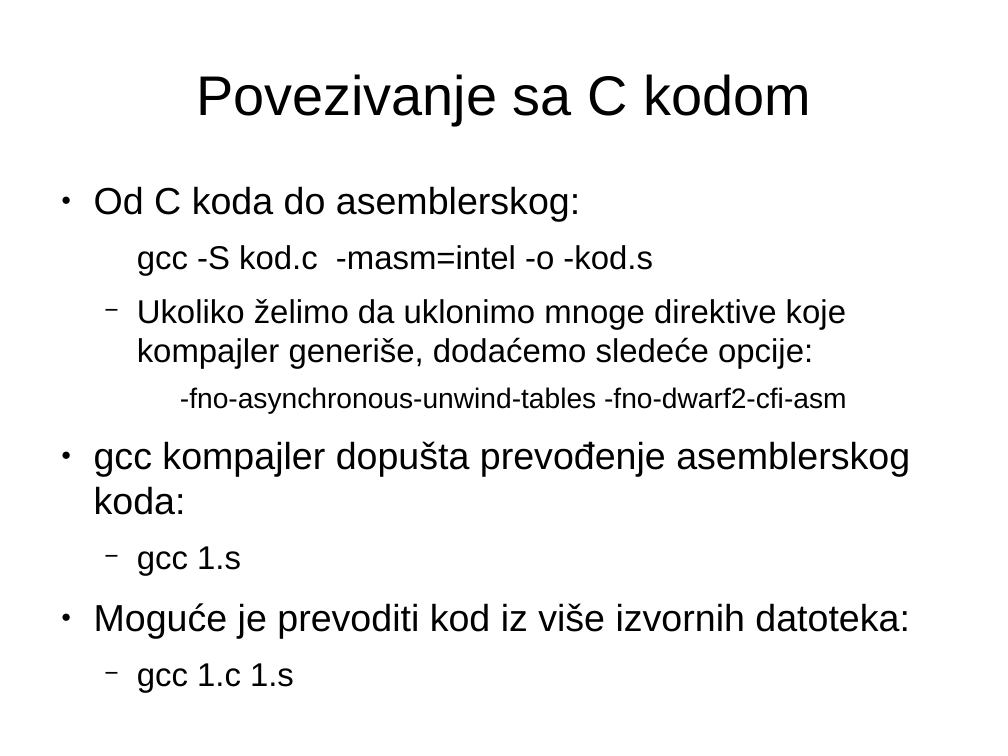
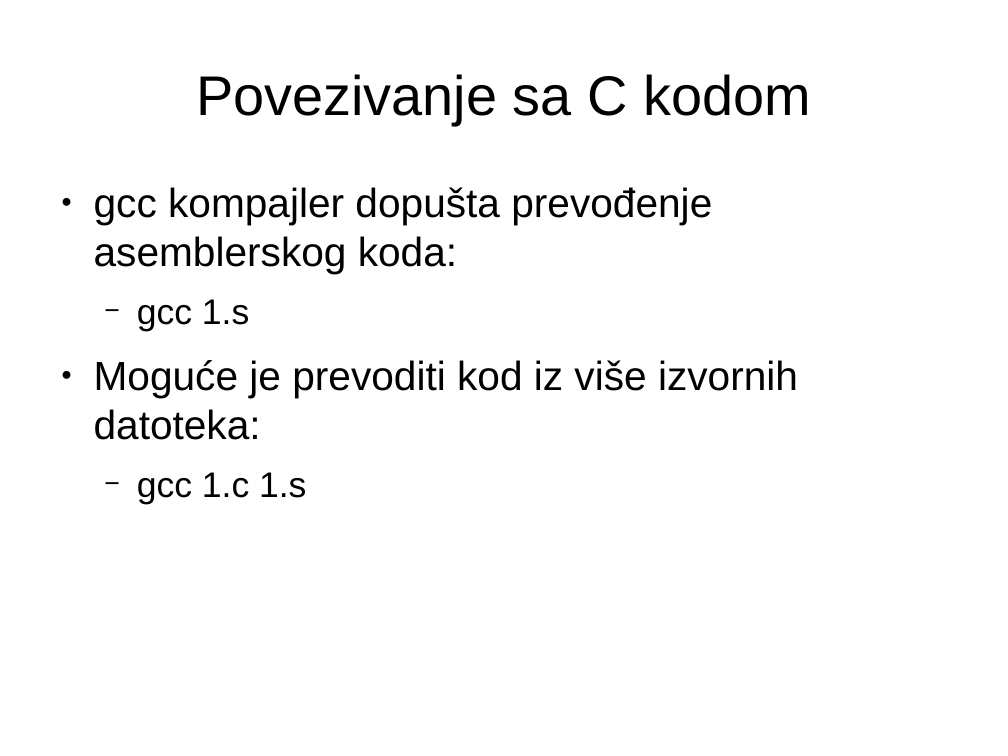
Before and after one commit to NikolaMilev/assembler-prezentacije, a slide deck: slide 21 of cas01/prez.odp (slide 19 before the commit). Drawn at 1008x756 pixels with LibreOffice and Linux fonts; fonts in the diff are those of the drawing. Boxes give left, top, right and bottom in pixels: in the first picture for what was removed or moved away, otherwise in the second. Text is boxed around its words. In the diff, an @@ line names an element or a change of style, - is before the commit and + after.

```diff
--- a/cas01/prez.odp
+++ b/cas01/prez.odp
@@ text "gcc kompajler dopušta prevođenje asemblerskog ..." at box(94, 187, 798, 504): size 29.6 to 32 pt in "gcc kompajler dopušta prevođenje asemblerskog koda:", "Moguće je prevoditi kod iz više izvornih ..."; size 25.9 to 28 pt in "gcc 1.s", "gcc 1.c 1.s" @@
@@ text at box(94, 186, 847, 413): paragraphs removed @@
-● Od C koda do asemblerskog:
-  gcc -S kod.c -masm=intel -o -kod.s
-  − Ukoliko želimo da uklonimo mnoge direktive koje kompajler generiše, dodaćemo sledeće opcije:
-    -fno-asynchronous-unwind-tables -fno-dwarf2-cfi-asm
```
Also in this commit, not shown: 13 other slides changed, 2 slides added, 1 slide removed, 2 other files.
